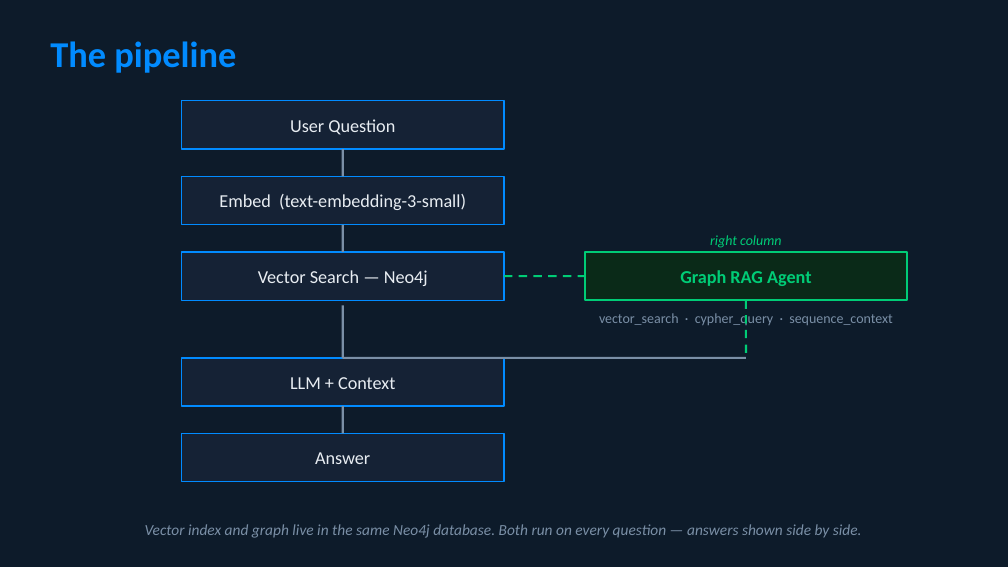
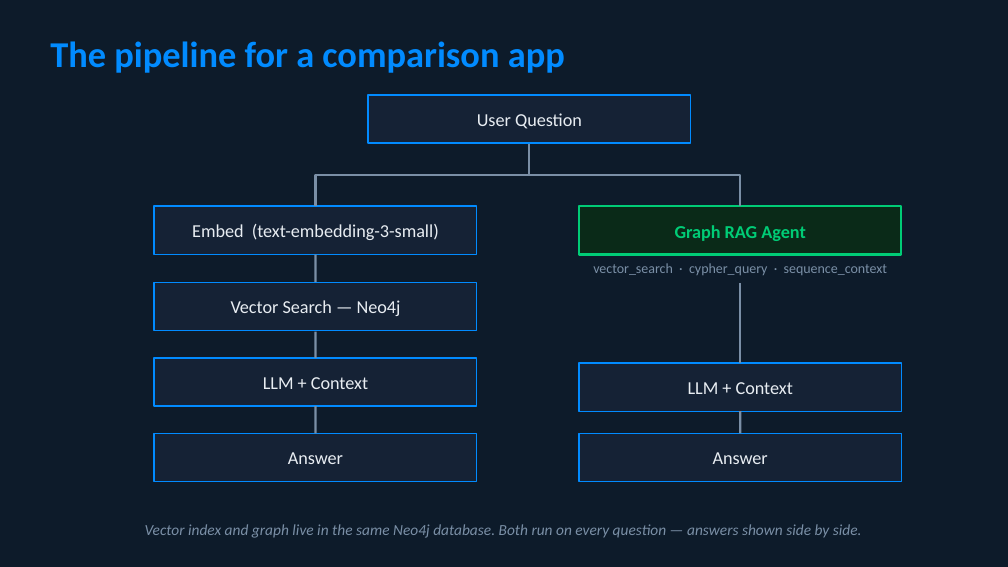
Before and after one commit to smithna/corps-of-discovery-graph-rag, a slide deck: slide 8 of docs/rag_relationship_problem.pptx (slide 6 before the commit). Drawn at 1008x567 pixels with LibreOffice and Linux fonts; fonts in the diff are those of the drawing. Boxes give left, top, right and bottom in pixels: in the first picture for what was removed or moved away, otherwise in the second. Text is boxed around its words. In the diff, an @@ line names an element or a change of style, - is before the commit and + after.

```diff
--- a/docs/rag_relationship_problem.pptx
+++ b/docs/rag_relationship_problem.pptx
@@ text at (50,41,565,73): text changed @@
-The pipeline
+The pipeline for a comparison app
@@ text "User Question": place and size @@
-text "User Question" at (290,119,395,135)
+text "User Question" at (477,113,582,129)
@@ rectangle: place and size @@
-rectangle at (181,101,504,149)
+rectangle at (368,95,690,143)
@@ elbow line added from (529, 144) to (316, 207), #7A8FA6 1.5 pt @@
@@ elbow line added from (529, 144) to (740, 207), #7A8FA6 1.5 pt @@
@@ text "Graph RAG Agent": place and size @@
-text "Graph RAG Agent" at (680,270,811,286)
+text "Graph RAG Agent" at (675,225,805,241)
@@ rectangle: place and size @@
-rectangle at (585,252,907,300)
+rectangle at (579,207,901,255)
@@ text removed at (710,235,781,248) @@
-right column
@@ 2 texts, 2 rectangles, 1 line: place and size @@
-2 texts, 2 rectangles, 1 line at (181,176,504,300)
+2 texts, 2 rectangles, 1 line at (154,207,477,331)
@@ text "vector_search · cypher_query · sequence_context": place and size @@
-text "vector_search · cypher_query · sequence_context" at (599,313,892,325)
+text "vector_search · cypher_query · sequence_context" at (593,263,887,275)
@@ line removed from (504, 276) to (585, 276) @@
@@ line moved from (746, 300) - (746, 358) to (740, 283) - (740, 363) @@
@@ line (740, 283) - (740, 363): stroke #00CC76 1.5 pt dashed to #7A8FA6 1.5 pt @@
@@ line moved from (343, 305) - (343, 358) to (316, 332) - (316, 358) @@
@@ line removed from (343, 358) to (746, 358) @@
@@ rectangle added at (579,363,901,411), fill #152235, outline #018BFF 1 pt @@
@@ text added at (688,382,793,394), 13 pt, text #E8EDF2 @@
+LLM + Context
@@ 2 texts, 2 rectangles, 1 line: place and size @@
-2 texts, 2 rectangles, 1 line at (181,358,504,482)
+2 texts, 2 rectangles, 1 line at (154,358,477,482)
@@ line moved from (343, 149) - (343, 176) to (740, 411) - (740, 433) @@
@@ rectangle added at (579,433,901,482), fill #152235, outline #018BFF 1 pt @@
@@ text added at (713,452,768,464), 13 pt, text #E8EDF2 @@
+Answer
```
Also in this commit, not shown: 10 other slides changed, 3 slides added, 3 slides removed.
